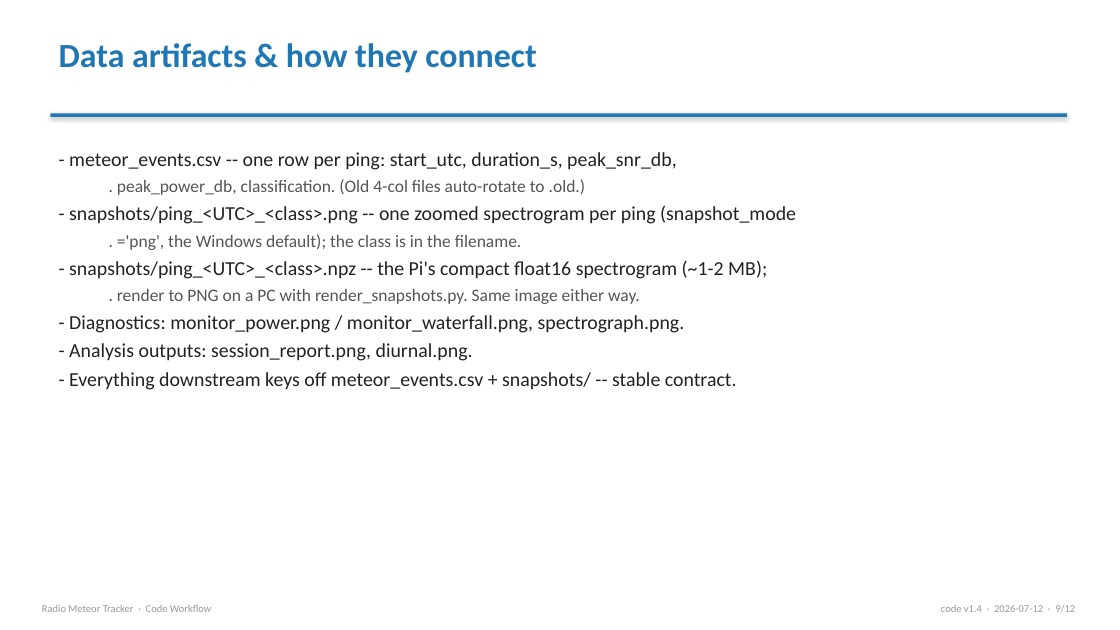
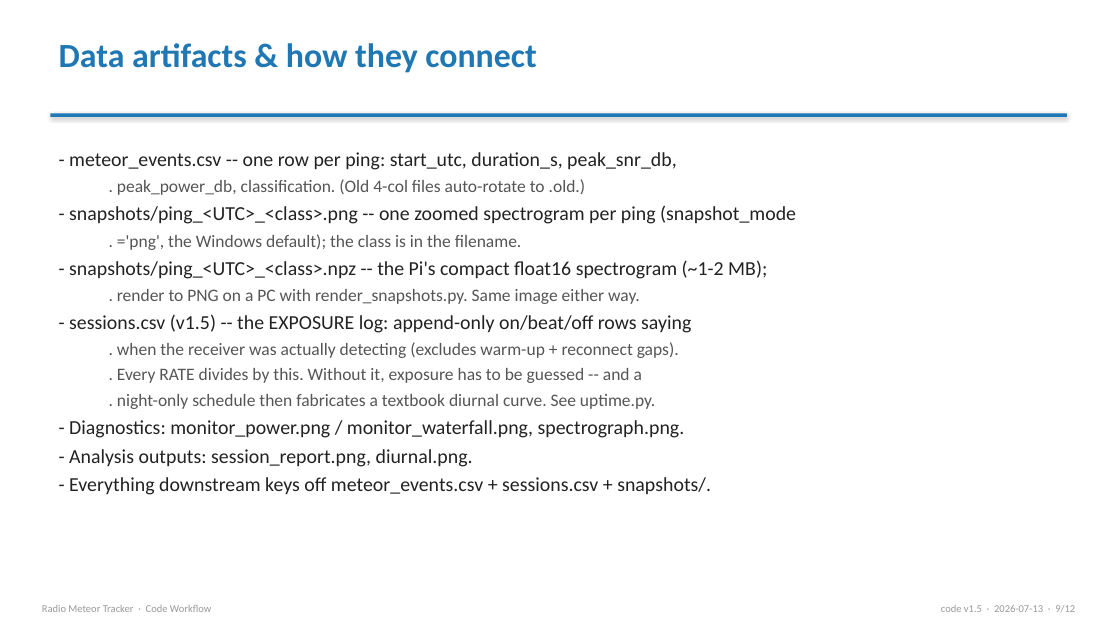
Before and after one commit to jrb985/radio-meteor-project, a slide deck: slide 9 of docs/decks/Code_Workflow.pptx. Drawn at 1120x630 pixels with LibreOffice and Linux fonts; fonts in the diff are those of the drawing. Boxes give left, top, right and bottom in pixels: in the first picture for what was removed or moved away, otherwise in the second. Text is boxed around its words. In the diff, an @@ line names an element or a change of style, - is before the commit and + after.

```diff
--- a/docs/decks/Code_Workflow.pptx
+++ b/docs/decks/Code_Workflow.pptx
@@ text at (69,314,691,409): paragraphs added @@
+- sessions.csv (v1.5) -- the EXPOSURE log: append-only on/beat/off rows saying
+  . when the receiver was actually detecting (excludes warm-up + reconnect gaps).
+  . Every RATE divides by this. Without it, exposure has to be guessed -- and a
+  . night-only schedule then fabricates a textbook diurnal curve. See uptime.py.
@@ text at (69,477,711,495): text changed @@
-- Everything downstream keys off meteor_events.csv + snapshots/ -- stable contract.
+- Everything downstream keys off meteor_events.csv + sessions.csv + snapshots/.
@@ text at (941,605,1075,612): text changed @@
-code v1.4 · 2026-07-12 · 9/12
+code v1.5 · 2026-07-13 · 9/12
```
Also in this commit, not shown: 11 other slides changed, 22 other files.
